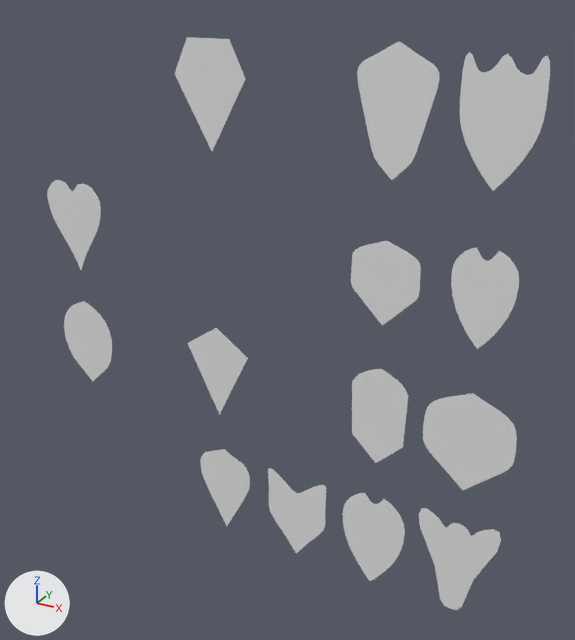
A saved change to the Blender file generator/3D/Darts/darts.blend.
Before and after are seen from a 50 mm camera at (72.0, -287.0, 206.0) aimed at (-90.0, 7.0, 59.0). The lights are fixed; the arrows at lower left show +X, +Y and +Z.

The first picture shows 'combat', 'fantail', 'fin', 'heart', 'mini_standard', 'mini_vortex', 'sigma', 'slim', 'standard', 'velos', 'vortex', 'vwing'.
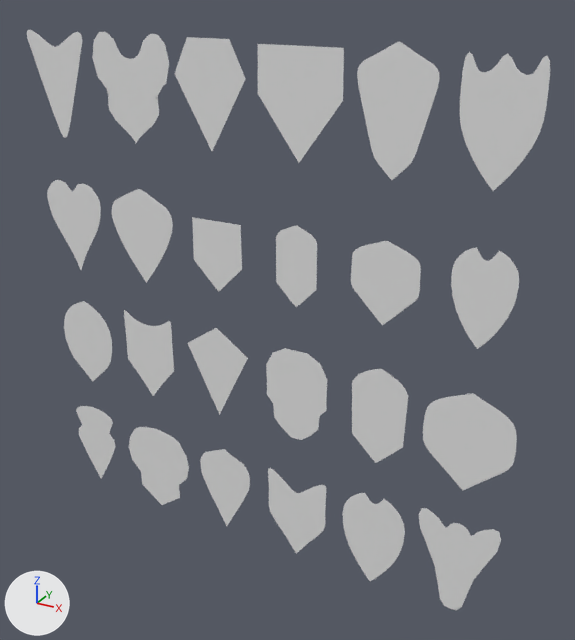
Location of each change, (x1, y1, x2, y2) in pixels of the pictures (575 x 640 px):
'delta', added: after (258, 44, 344, 163)
'butterfly', added: after (92, 32, 169, 143)
'skull', added: after (266, 348, 327, 440)
'kite', added: after (112, 189, 173, 283)
'urban', added: after (129, 427, 189, 505)
'arrowhead', added: after (27, 30, 82, 138)
'mini_delta', added: after (192, 217, 242, 292)
'mini_slim', added: after (276, 225, 317, 307)
'shield', added: after (124, 310, 174, 396)
'tomahawk', added: after (76, 406, 116, 479)

Edits to the bpy script that builds the scene:
```text
Add me_plane_017:
    me_plane_017.from_pydata([(-19.1, 26.3, 0.0), (0.0, 0.0, 0.0), (0.0, 45.6, 0.0), (-18.8, 45.6, 0.0)], [], [(2, 3, 0, 1)])
Add me_plane_015:
    me_plane_015.from_pydata([(-13.2, 13.6, 0.0), (0.0, 0.0, 0.0), (0.0, 34.1, 0.0), (-12.9, 34.1, 0.0)], [], [(2, 3, 0, 1)])
Add ob_butterfly:
    ob_butterfly = bpy.data.objects.new('butterfly', me_plane_024)  # 20 vertices, 12 faces; spans x -23.8..0.0, y 0.0..49.2, z 0.0; modifiers MIRROR, SOLIDIFY, SUBSURF
    ob_butterfly.location = (-165.0, 0.0, 133.5)
    ob_butterfly.rotation_euler = (1.571, 0.0, 0.0)  # degrees (90, 0, 0)
Add ob_skull:
    ob_skull = bpy.data.objects.new('skull', me_plane_023)  # 20 vertices, 12 faces; spans x -15.9..0.0, y 0.0..46.4, z 0.0; modifiers MIRROR, SOLIDIFY
    ob_skull.location = (-81.7, 0.0, 1.5)
    ob_skull.rotation_euler = (1.571, 0.0, 0.0)  # degrees (90, 0, 0)
Add ob_urban:
    ob_urban = bpy.data.objects.new('urban', me_plane_022)  # 20 vertices, 12 faces; spans x -20.2..0.0, y 0.0..49.3, z 0.0; modifiers MIRROR, SOLIDIFY
    ob_urban.location = (-166.1, 0.0, -67.2)
    ob_urban.rotation_euler = (1.571, 0.0, 0.0)  # degrees (90, 0, 0)
Add ob_tomahawk:
    ob_tomahawk = bpy.data.objects.new('tomahawk', me_plane_021)  # 20 vertices, 12 faces; spans x -13.6..0.0, y 0.0..47.8, z 0.0; modifiers MIRROR, SOLIDIFY
    ob_tomahawk.location = (-209.5, 0.0, -64.5)
    ob_tomahawk.rotation_euler = (1.571, 0.0, 0.0)  # degrees (90, 0, 0)
Add ob_mini_slim:
    ob_mini_slim = bpy.data.objects.new('mini_slim', me_plane_020)  # 20 vertices, 12 faces; spans x -10.0..0.0, y 0.0..37.5, z 0.0; modifiers MIRROR, SOLIDIFY
    ob_mini_slim.location = (-82.0, 0.0, 69.3)
    ob_mini_slim.rotation_euler = (1.571, 0.0, 0.0)  # degrees (90, 0, 0)
Add ob_arrowhead:
    ob_arrowhead = bpy.data.objects.new('arrowhead', me_plane_019)  # 20 vertices, 13 faces; spans x -17.7..0.0, y -0.7..48.8, z 0.0; modifiers MIRROR, SOLIDIFY, SUBSURF
    ob_arrowhead.location = (-208.1, 0.0, 132.2)
    ob_arrowhead.rotation_euler = (1.571, 0.0, 0.0)  # degrees (90, 0, 0)
Add ob_shield:
    ob_shield = bpy.data.objects.new('shield', me_plane_018)  # 20 vertices, 14 faces; spans x -15.3..0.0, y 0.0..48.1, z 0.0; modifiers MIRROR, SOLIDIFY, SUBSURF
    ob_shield.location = (-166.4, 0.0, 1.7)
    ob_shield.rotation_euler = (1.571, 0.0, 0.0)  # degrees (90, 0, 0)
Add ob_delta:
    ob_delta = bpy.data.objects.new('delta', me_plane_017)  # modifiers MIRROR, SOLIDIFY, SUBSURF
    ob_delta.location = (-81.0, 0.0, 133.3)
    ob_delta.rotation_euler = (1.571, 0.0, 0.0)  # degrees (90, 0, 0)
Add ob_mini_delta:
    ob_mini_delta = bpy.data.objects.new('mini_delta', me_plane_015)  # modifiers MIRROR, SOLIDIFY, SUBSURF
    ob_mini_delta.location = (-122.8, 0.0, 68.7)
    ob_mini_delta.rotation_euler = (1.571, 0.0, 0.0)  # degrees (90, 0, 0)
Add ob_kite:
    ob_kite = bpy.data.objects.new('kite', me_plane_014)  # 20 vertices, 12 faces; spans x -18.4..0.0, y 0.0..46.8, z 0.0; modifiers MIRROR, SOLIDIFY, SUBSURF
    ob_kite.location = (-165.2, 0.0, 65.4)
    ob_kite.rotation_euler = (1.571, 0.0, 0.0)  # degrees (90, 0, 0)
```
